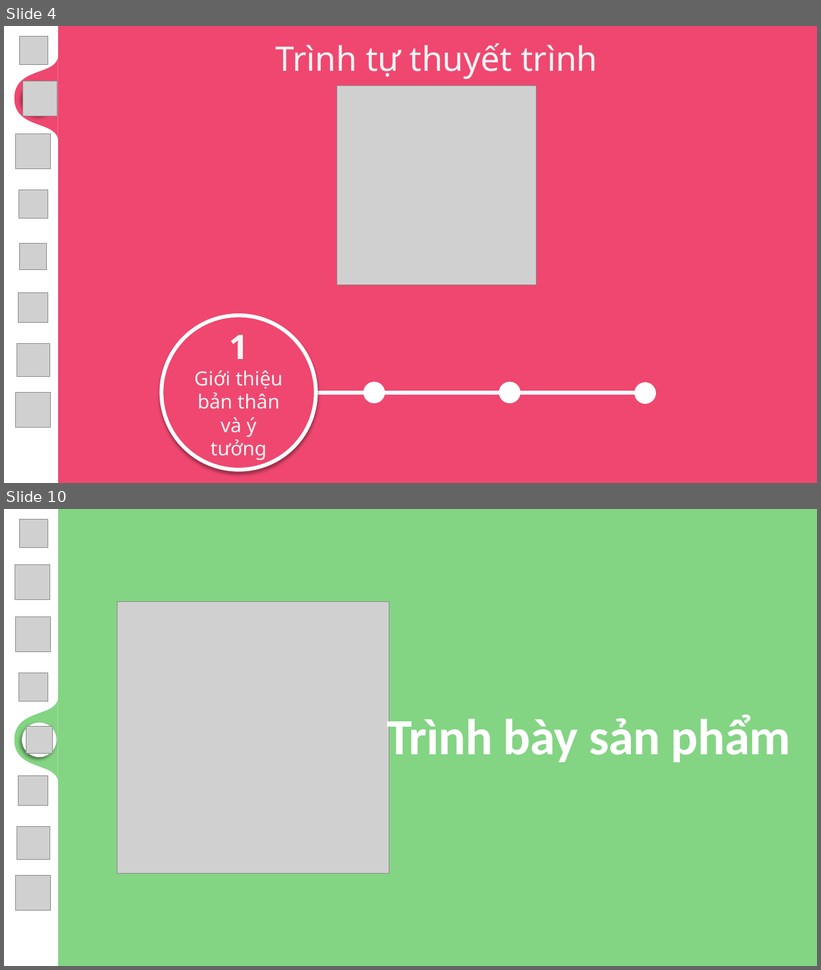
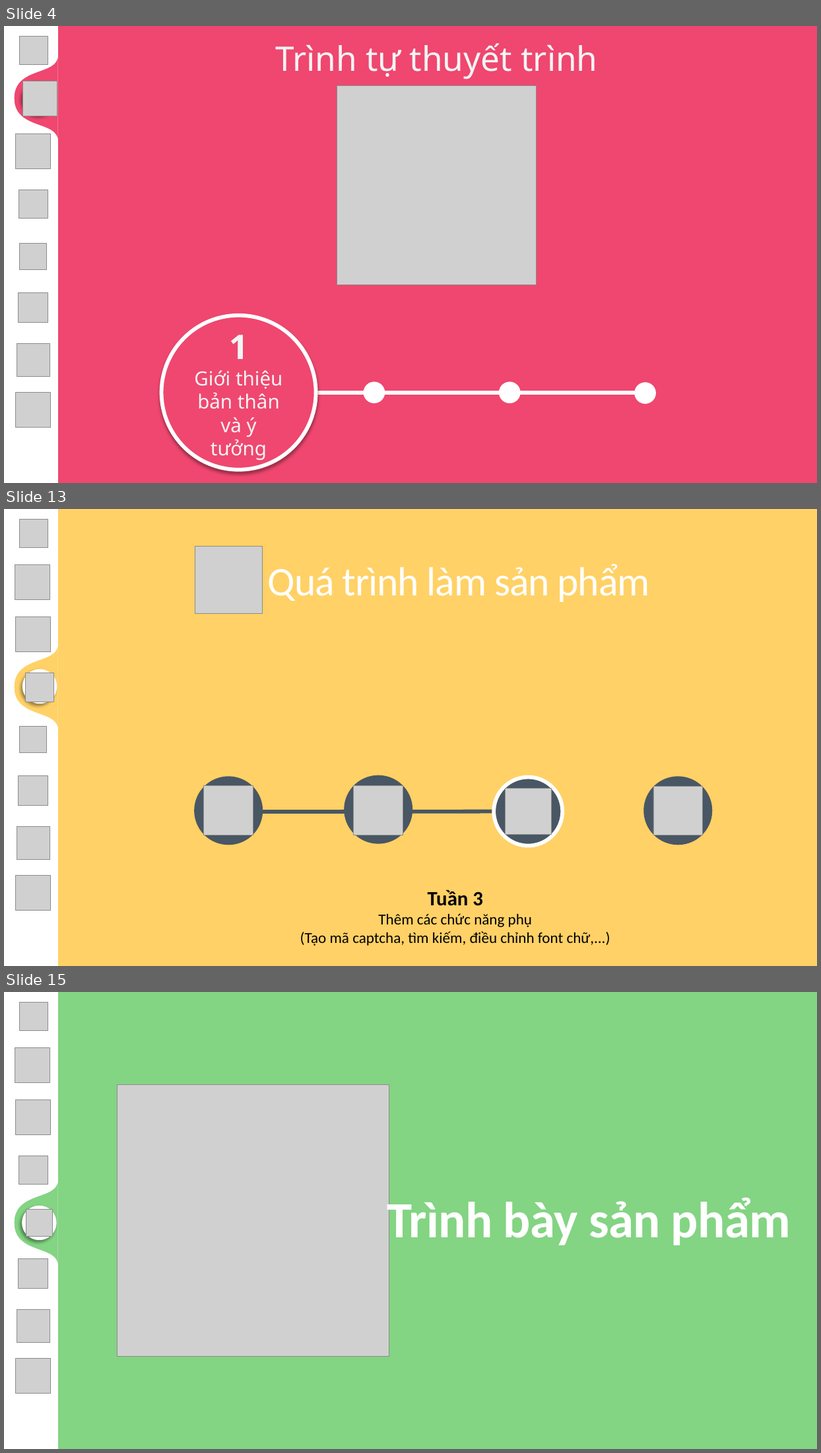
Before and after one commit to MaiNgocChau9/Python-App-A-, a slide deck: SPCK/SPCK.pptx. Shown one above the other, each under a label of ours: slides 4 and 10 before the commit, slides 4, 13 and 15 after it; the slides between them are not shown. The pictures are 821x970 and 821x1453 pixels, drawn with LibreOffice and Linux fonts; fonts in the diff are those of the drawing; grey boxes stand for pictures; background and template pictures are left out. Boxes give left, top, right and bottom in pixels: in the first picture for what was removed or moved away, otherwise in the second. Text is boxed around its words. In the diff, an @@ line names an element or a change of style, - is before the commit and + after.

```diff
--- a/SPCK/SPCK.pptx
+++ b/SPCK/SPCK.pptx
@@ slide 13 added at bbox=[4, 509, 817, 966], background #FFD166 @@
@@ freeform shape added at bbox=[4, 509, 58, 966], fill #FFFFFF @@
@@ freeform shape added at bbox=[4, 509, 58, 966], fill #FFFFFF @@
@@ picture added at bbox=[19, 520, 48, 547] @@
@@ picture added at bbox=[195, 546, 263, 614] @@
@@ picture added at bbox=[15, 565, 50, 600] @@
@@ text added at bbox=[268, 564, 650, 602], 48 pt, text #FFFFFF @@
+Quá trình làm sản phẩm
@@ picture added at bbox=[16, 617, 50, 652] @@
@@ ellipse added at bbox=[22, 669, 57, 704], fill #FFFFFF @@
@@ picture added at bbox=[25, 673, 54, 702] @@
@@ picture added at bbox=[20, 727, 47, 754] @@
@@ picture added at bbox=[18, 776, 48, 806] @@
@@ ellipse added at bbox=[194, 777, 263, 846], fill #495664 @@
@@ ellipse added at bbox=[345, 776, 413, 844], fill #495664 @@
@@ ellipse added at bbox=[494, 778, 563, 846], fill #495664, outline #FFFFFF 4.5 pt @@
@@ ellipse added at bbox=[644, 777, 713, 846], fill #495664 @@
@@ picture added at bbox=[204, 786, 253, 835] @@
@@ picture added at bbox=[354, 786, 403, 835] @@
@@ picture added at bbox=[506, 788, 552, 835] @@
@@ picture added at bbox=[653, 787, 703, 836] @@
@@ line added from (262, 812) to (494, 811), #495664 4.5 pt @@
@@ picture added at bbox=[17, 827, 50, 859] @@
@@ picture added at bbox=[16, 875, 50, 910] @@
@@ text added at bbox=[300, 890, 611, 946], 18 pt, text #000000 @@
+Tuần 3
+Thêm các chức năng phụ
+(Tạo mã captcha, tìm kiếm, điều chỉnh font chữ,...)
@@ what was slide 10 is now slide 15 @@
```
Also in this commit, not shown: 5 slides changed, 4 other slides added, 1 other file.
